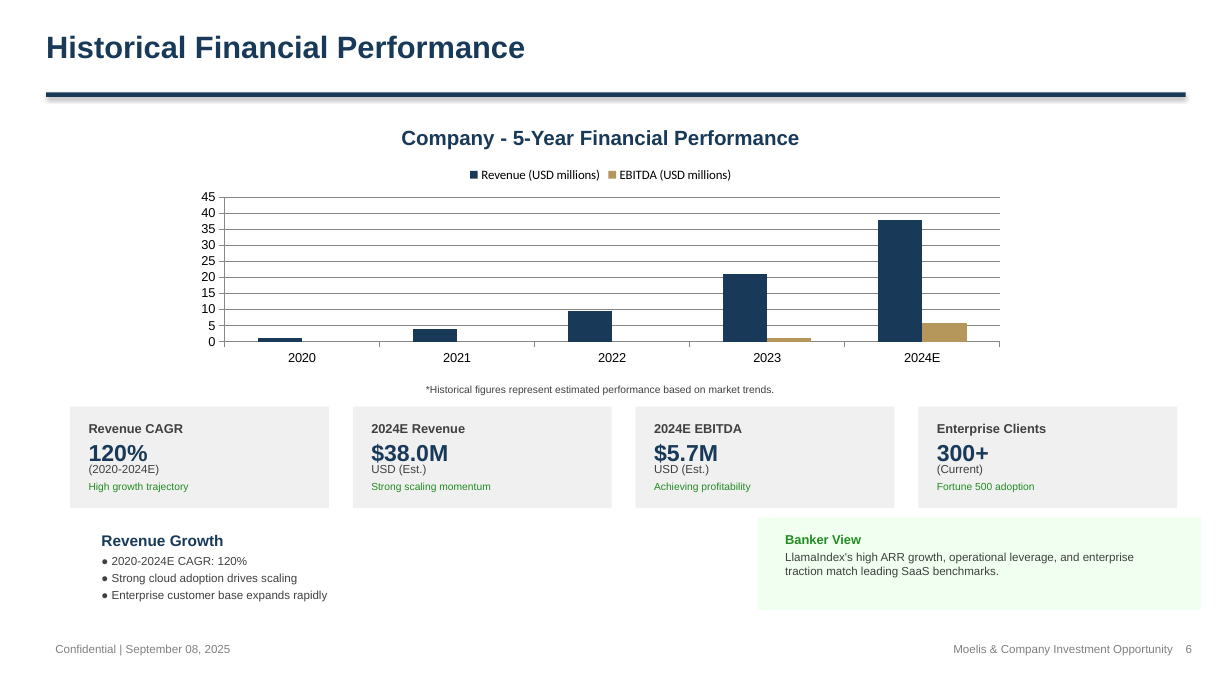
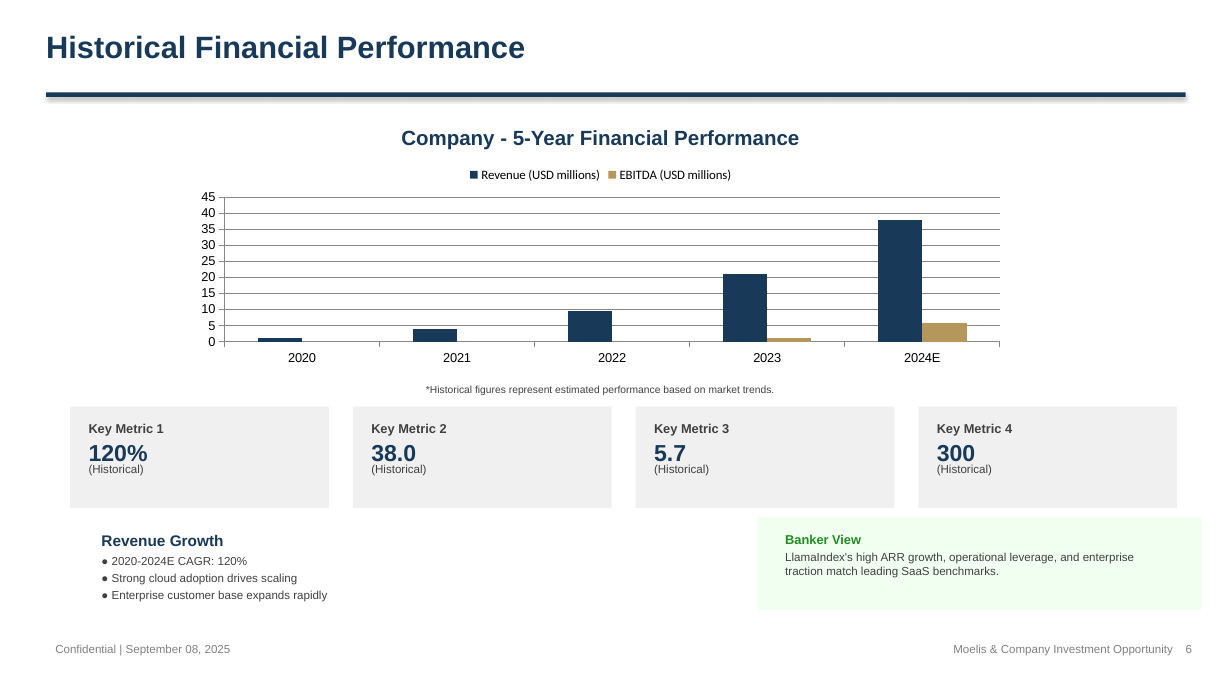
Before and after one commit to alinvb/slide_generator, a slide deck: slide 4 of ai_generated_deck.pptx. Drawn at 1232x693 pixels with LibreOffice and Linux fonts; fonts in the diff are those of the drawing. Boxes give left, top, right and bottom in pixels: in the first picture for what was removed or moved away, otherwise in the second. Text is boxed around its words. In the diff, an @@ line names an element or a change of style, - is before the commit and + after.

```diff
--- a/ai_generated_deck.pptx
+++ b/ai_generated_deck.pptx
@@ text at (x1=89, y1=423, x2=164, y2=436): text changed @@
-Revenue CAGR
+Key Metric 1
@@ text at (x1=371, y1=445, x2=416, y2=467): text changed @@
-$38.0M
+38.0
@@ text at (x1=371, y1=423, x2=447, y2=436): text changed @@
-2024E Revenue
+Key Metric 2
@@ text at (x1=654, y1=445, x2=686, y2=467): text changed @@
-$5.7M
+5.7
@@ text at (x1=654, y1=423, x2=729, y2=436): text changed @@
-2024E EBITDA
+Key Metric 3
@@ text at (x1=937, y1=445, x2=976, y2=467): text changed @@
-300+
+300
@@ text at (x1=937, y1=423, x2=1012, y2=436): text changed @@
-Enterprise Clients
+Key Metric 4
@@ text at (x1=89, y1=464, x2=144, y2=476): text changed @@
-(2020-2024E)
+(Historical)
@@ text at (x1=371, y1=464, x2=426, y2=476): text changed @@
-USD (Est.)
+(Historical)
@@ text at (x1=654, y1=464, x2=709, y2=476): text changed @@
-USD (Est.)
+(Historical)
@@ text at (x1=937, y1=464, x2=992, y2=476): text changed @@
-(Current)
+(Historical)
@@ text removed at (x1=89, y1=482, x2=188, y2=492) @@
-High growth trajectory
@@ text removed at (x1=371, y1=482, x2=490, y2=492) @@
-Strong scaling momentum
@@ text removed at (x1=654, y1=482, x2=750, y2=492) @@
-Achieving profitability
@@ text removed at (x1=937, y1=482, x2=1034, y2=492) @@
-Fortune 500 adoption
```
Also in this commit, not shown: 1 other slide changed, 2 other files.
